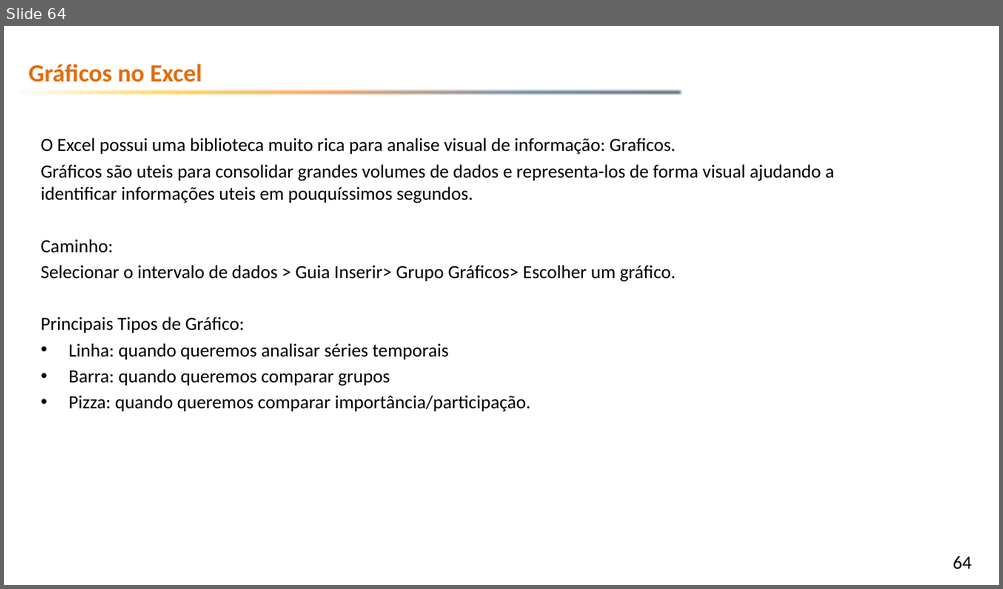
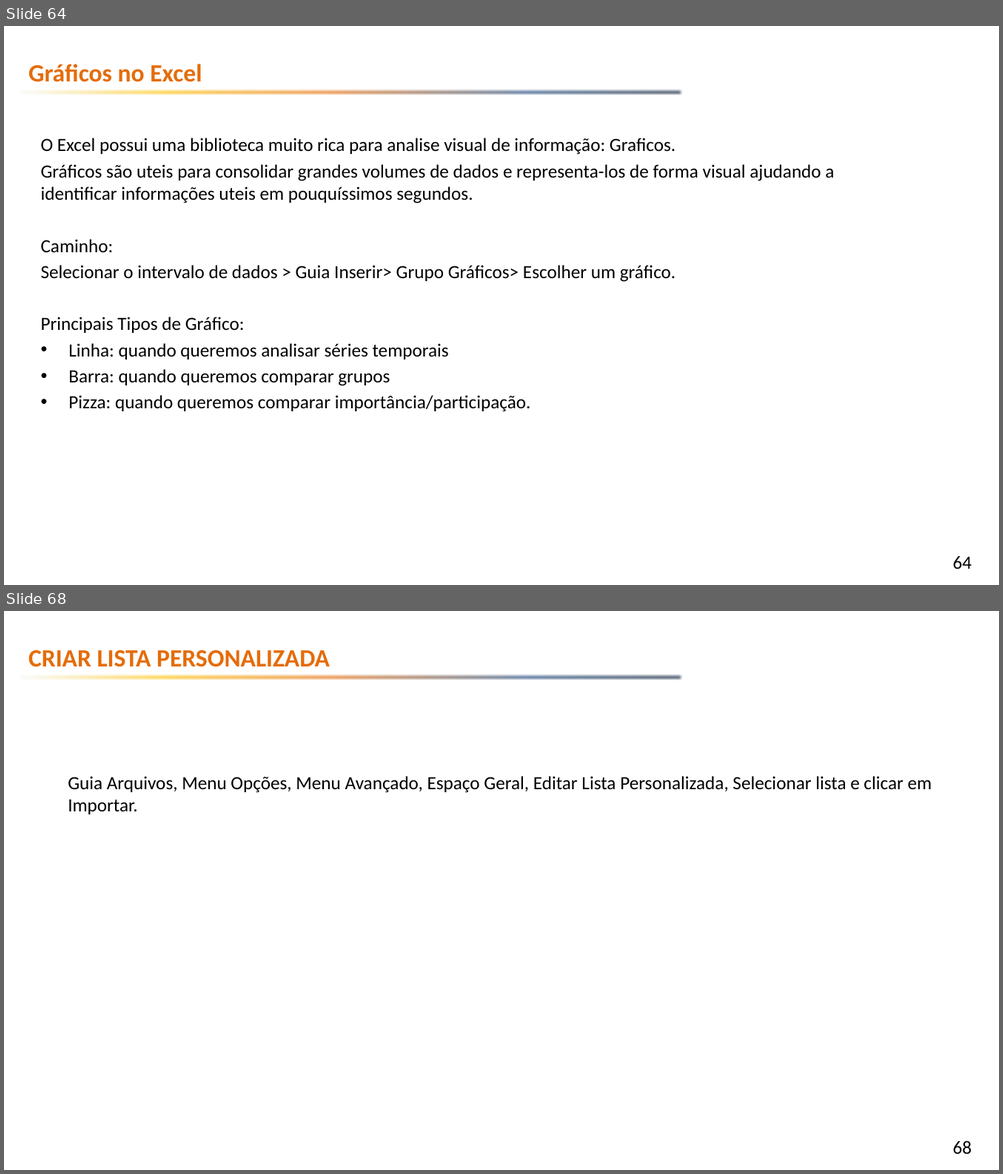
Before and after one commit to emerson-fenrir/Excel_Basico, a slide deck: Professor/Aula3.pptx. Shown one above the other, each under a label of ours: slide 64 before the commit, slides 64 and 68 after it; the slides between them are not shown. The pictures are 1003x589 and 1003x1174 pixels, drawn with LibreOffice and Linux fonts; fonts in the diff are those of the drawing; background and template pictures are left out. Boxes give left, top, right and bottom in pixels: in the first picture for what was removed or moved away, otherwise in the second. Text is boxed around its words. In the diff, an @@ line names an element or a change of style, - is before the commit and + after.

```diff
--- a/Professor/Aula3.pptx
+++ b/Professor/Aula3.pptx
@@ slide 68 added at [4,611,999,1170], background picture (left out); not listed: 2 template elements that a slide beside it also shows @@
@@ text added at [28,650,330,667], 24 pt, text #E46C0A, bold @@
+CRIAR LISTA PERSONALIZADA
@@ text added at [68,776,932,815], 18 pt, text #000000 @@
+Guia Arquivos, Menu Opções, Menu Avançado, Espaço Geral, Editar Lista Personalizada, Selecionar lista e clicar em Importar.
```
Also in this commit, not shown: 10 slides changed, 1 other slide added, 1 other file.
